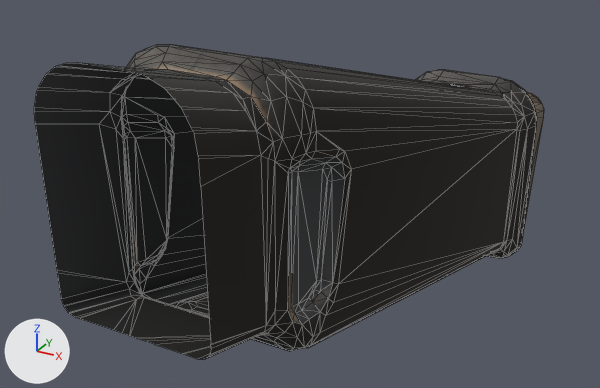
The FBX model HFO/Contents/mods/HayesFirearmsExtension/media/models_X/weapons/parts/Mag45ExtLg.fbx as it was, and as the next commit left it.
Rendered twice from a 50 mm camera at (0.000424, 0.000109, 0.000521) aimed at (-0.000095, 0.001053, 0.000049). Arrows for +X, +Y and +Z are at lower left; the lights stay in place. Mesh edges are drawn as thin lines. Where no turn or scale is listed for an object, it has been applied to the vertices.

In view in the first picture: 'Mag45ExtLg'.
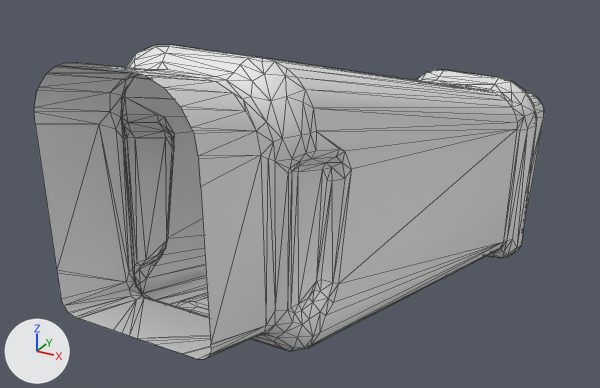
Where the change shows, as pixel boxes [x1, y1, x2, y2] in the pictures (600 x 388 px; the box of a moved part takes in the faces that stretch with it):
```json
{"part": 1, "of": "me_mag45extlg_002", "change": "moved or reshaped", "before": [34, 45, 544, 359], "after": [34, 45, 544, 359]}
{"part": 2, "of": "me_mag45extlg_002", "change": "recoloured", "before": [34, 45, 544, 359], "after": [34, 45, 544, 359], "on screen": "black to grey"}
```

The change, as JSON lines over the scene's bpy script:
```json
{"block": "me_mag45extlg_002", "where": "# used by ob_mag45extlg; location = (0.0, 0.0, 0.0)"}
{"op": "remove", "block": "me_mag45extlg_002", "code": "me_mag45extlg_002.from_pydata(...)  # 650 vertices, 1181 faces; spans x -0.000119..0.000125, y 0.000572..0.001668, z -0.000209..0.000358"}
{"op": "add", "block": "me_mag45extlg_002", "code": "me_mag45extlg_002.from_pydata(...)  # 644 vertices, 1198 faces; spans x -0.000119..0.000125, y 0.000572..0.001668, z -0.000209..0.000358"}
{"block": "me_mag45extlg_002", "change": "me_mag45extlg_002 part 1"}
{"block": "me_mag45extlg_002", "change": "6 vertices are removed from x -0.000077..0.000077, y 0.000576, z 0.000117..0.000125"}
{"block": "me_mag45extlg_002", "change": "241 faces are deleted"}
{"block": "me_mag45extlg_002", "change": "258 new faces join them"}
{"block": "me_mag45extlg_002", "change": "me_mag45extlg_002 part 2: 940 faces spanning x -0.000119..0.000125, y 0.000572..0.001668, z -0.000209..0.000358 switch from mat_mag45extlg_003 (picture img_mag45extlg_png) to no material"}
```
